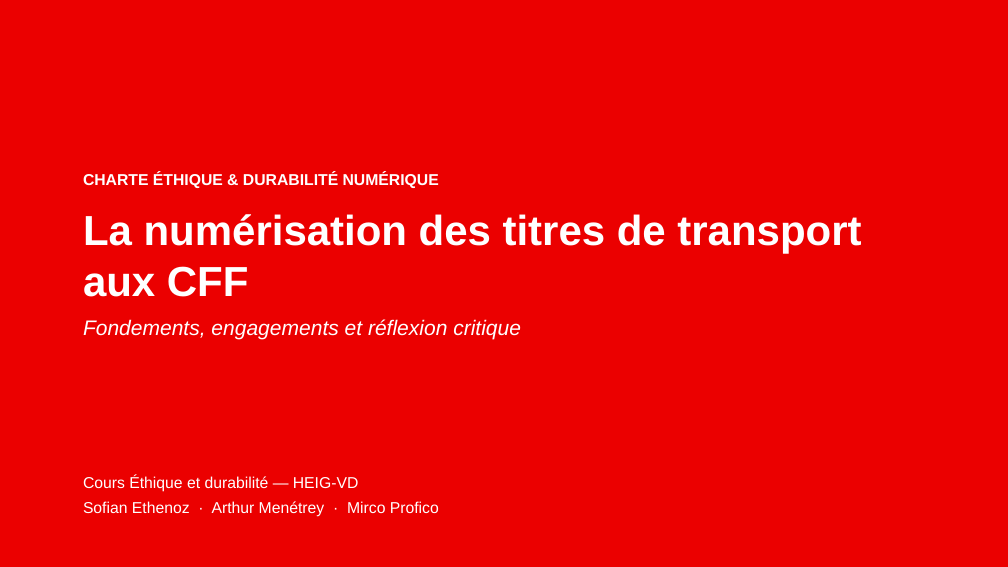
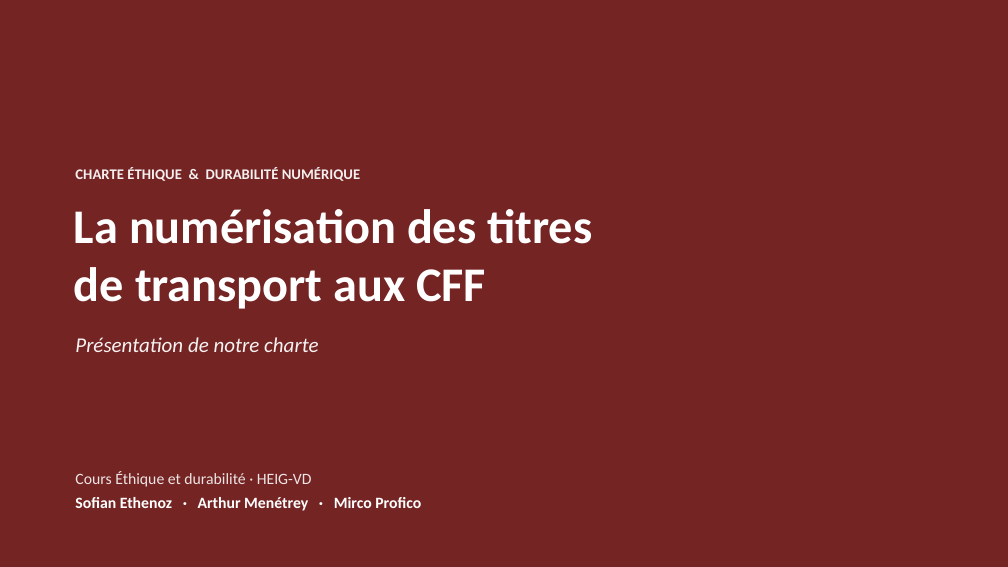
Before and after one commit to mircoprofico/charte-ethique-CFF, a slide deck: slide 1 of presentation_charte_CFF.pptx. Drawn at 1008x567 pixels with LibreOffice and Linux fonts; fonts in the diff are those of the drawing. Boxes give left, top, right and bottom in pixels: in the first picture for what was removed or moved away, otherwise in the second. Text is boxed around its words. In the diff, an @@ line names an element or a change of style, - is before the commit and + after.

```diff
--- a/presentation_charte_CFF.pptx
+++ b/presentation_charte_CFF.pptx
@@ background #FFFFFF to #EB0000 @@
@@ rectangle at box(0, 0, 1008, 567): fill #EB0000 to #752424; outline none to #325491 1 pt @@
@@ text added at box(75, 167, 360, 181), 14 pt, text #FFFFFF at 92% opacity, bold @@
+CHARTE ÉTHIQUE & DURABILITÉ NUMÉRIQUE
@@ text "La numérisation des titres" at box(74, 209, 592, 309): vertical alignment top to middle @@
@@ text at box(74, 209, 592, 309): text changed; size 20 to 46 pt; font Arial to Calibri @@
-CHARTE ÉTHIQUE & DURABILITÉ NUMÉRIQUE
-La numérisation des titres de transport aux CFF
-Fondements, engagements et réflexion critique
+La numérisation des titres
+de transport aux CFF
@@ text added at box(75, 337, 318, 352), 20 pt, text #FFFFFF at 94% opacity, italic @@
+Présentation de notre charte
@@ text "Cours Éthique et durabilité · ...": place and size @@
-text "Cours Éthique et durabilité · ..." at box(83, 475, 439, 517)
+text "Cours Éthique et durabilité · ..." at box(75, 471, 421, 511)
@@ text "Cours Éthique et durabilité · ..." at box(75, 471, 421, 511): vertical alignment top to middle @@
@@ text at box(75, 471, 312, 487): text changed; font Arial to Calibri; text colour #FFFFFF to #FFFFFF at 88% opacity @@
-Cours Éthique et durabilité — HEIG-VD
+Cours Éthique et durabilité · HEIG-VD
@@ text at box(75, 497, 421, 511): font Arial to Calibri, bold on in "Sofian Ethenoz · Arthur Menétrey · Mirco ..."; line spacing 1 to 1.3; less space between paragraphs @@
```
Also in this commit, not shown: 3 other slides changed, 4 slides added, 2 slides removed.
